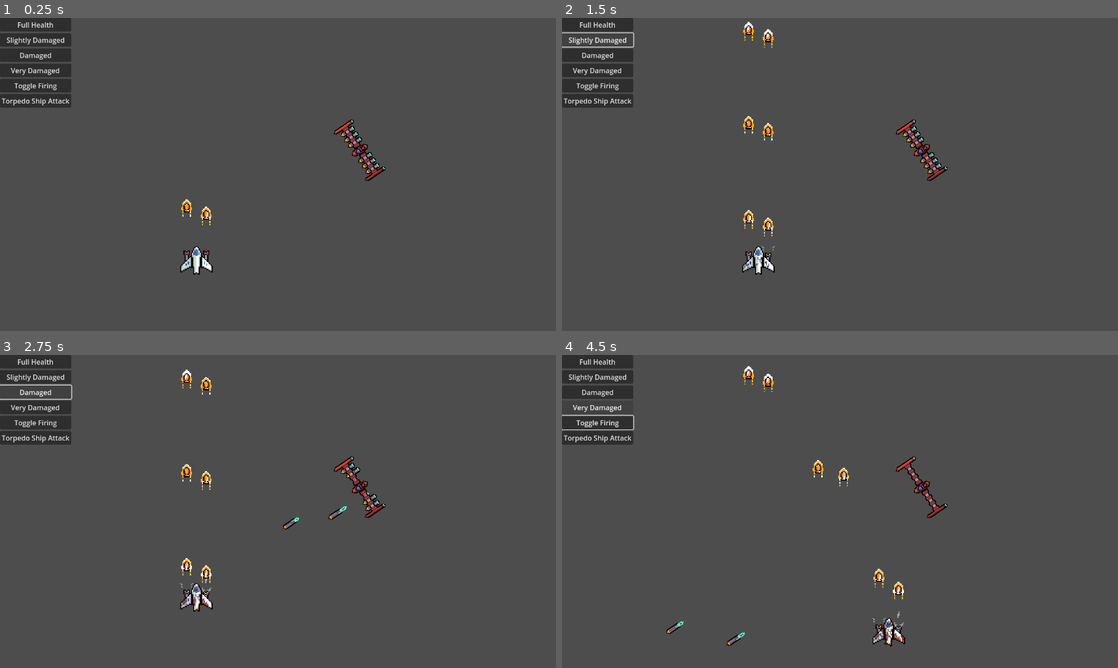
Above: before the commit, frames 1-4 (two rows, left to right).
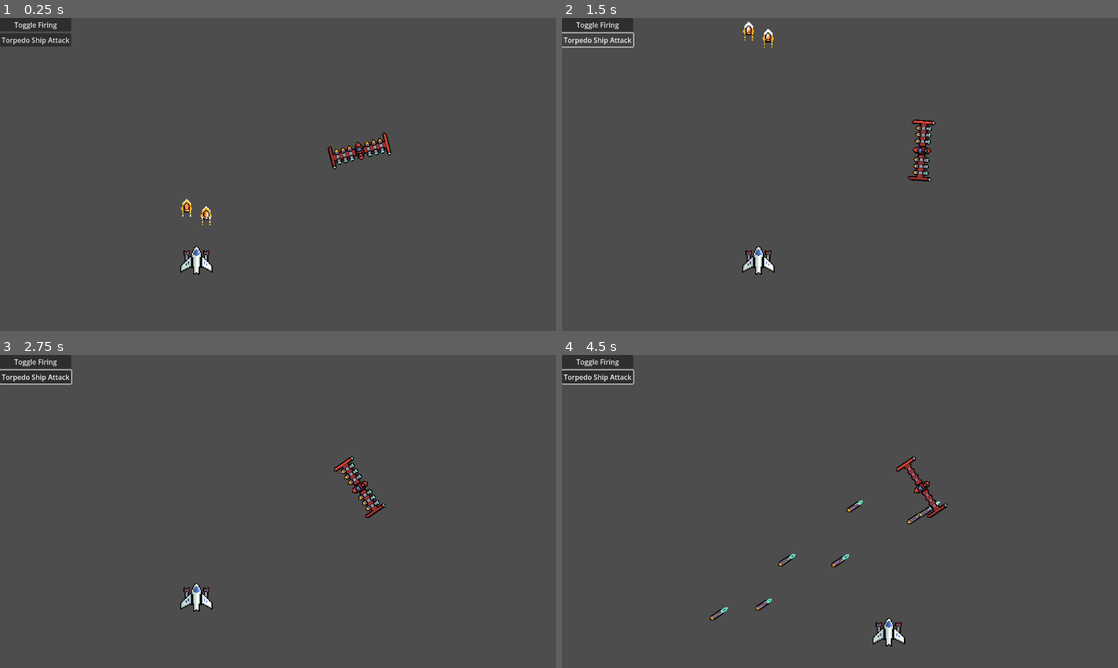
Above: after the commit, the same moments.

Repository: starlightlacuna/space-shooter
Game: Godot game, scene res://scenes/game.tscn
The game is run twice, just before and just after one commit, with the same random seed, the same clock (stepped at 60 frames per second) and the same inputs.
Inputs (mouse positions are in pixels of both pictures, inside the frame that each line leads up to):
- Up to frame 1 (0.25 s): no input
- Up to frame 2 (1.5 s): click (595, 24) at 0.5 s, where only the run before the commit has a clickable "Full Health"; click (595, 39) at 1.25 s, where only the run before the commit has a clickable "Slightly Damaged"
- Up to frame 3 (2.75 s): click (33, 392) at 2 s, where only the run before the commit has a clickable "Damaged"
- Up to frame 4 (4.5 s): click (595, 408) at 2.75 s, where only the run before the commit has a clickable "Very Damaged"; hold Right (move_right) 3.53-4.28 s; hold Down (move_down) from 4.28 s (still down)

The runs differ from the first frame. In frame 1, 3.1% of the frame differs, in the area x 0-71%, y 1-52%; in frame 2, 3.4%, in the area x 0-70%, y 1-81%; in frame 3, 2.7%; in frame 4, 3.1%.
Error after the commit: Attempt to call function 'play' in base 'null instance' on a null instance. (res://scripts/game.gd:33)

Commit message:
Change seek state to use speed-controlled rotation

Diff:
--- a/scenes/game.tscn
+++ b/scenes/game.tscn
@@ -17,22 +17,6 @@
 [node name="VBoxContainer" type="VBoxContainer" parent="UI"]
 offset_right = 40.0
 offset_bottom = 40.0
-
-[node name="FullHealthButton" type="Button" parent="UI/VBoxContainer"]
-layout_mode = 2
-text = "Full Health"
-
-[node name="SlightlyDamagedButton" type="Button" parent="UI/VBoxContainer"]
-layout_mode = 2
-text = "Slightly Damaged"
-
-[node name="DamagedButton" type="Button" parent="UI/VBoxContainer"]
-layout_mode = 2
-text = "Damaged"
-
-[node name="VeryDamagedButton" type="Button" parent="UI/VBoxContainer"]
-layout_mode = 2
-text = "Very Damaged"
 
 [node name="ToggleFiringButton" type="Button" parent="UI/VBoxContainer"]
 layout_mode = 2
@@ -56,9 +40,5 @@
 player = NodePath("../Player")
 projectiles_node = NodePath("../Projectiles")
 
-[connection signal="pressed" from="UI/VBoxContainer/FullHealthButton" to="." method="_on_full_health_button_pressed"]
-[connection signal="pressed" from="UI/VBoxContainer/SlightlyDamagedButton" to="." method="_on_slightly_damaged_button_pressed"]
-[connection signal="pressed" from="UI/VBoxContainer/DamagedButton" to="." method="_on_damaged_button_pressed"]
-[connection signal="pressed" from="UI/VBoxContainer/VeryDamagedButton" to="." method="_on_very_damaged_button_pressed"]
 [connection signal="pressed" from="UI/VBoxContainer/ToggleFiringButton" to="." method="_on_toggle_firing_button_pressed"]
 [connection signal="pressed" from="UI/VBoxContainer/TorpedoShipAttackButton" to="." method="_on_torpedo_ship_attack_button_pressed"]
--- a/scenes/spacecraft/imperial/imperial_torpedo_ship.tscn
+++ b/scenes/spacecraft/imperial/imperial_torpedo_ship.tscn
@@ -677,7 +677,7 @@
 attack_state = NodePath("../Attack")
 
 [node name="Timer" type="Timer" parent="StateMachine/Seek"]
-wait_time = 2.0
+wait_time = 3.0
 one_shot = true
 
 [node name="Attack" type="Node" parent="StateMachine" node_paths=PackedStringArray("reload_state")]
--- a/scripts/game.gd
+++ b/scripts/game.gd
@@ -1,6 +1,8 @@
 extends Node
 
 @onready var player = $Player
+
+
 
 func _on_full_health_button_pressed():
 	$Player.set_frame(Player.HealthFrame.HEALTHY)
--- a/scripts/spacecraft/imperial/torpedo_ship/seek.gd
+++ b/scripts/spacecraft/imperial/torpedo_ship/seek.gd
@@ -1,6 +1,7 @@
 extends State
 
 @export var attack_state: State
+@export var rotation_speed := 1.0
 
 @onready var timer = $Timer
 
@@ -21,8 +22,11 @@
 		return transition
 	if !owner.player:
 		return
-	var direction_to_player = owner.global_position.direction_to(owner.player.global_position)
-	owner.global_rotation = Vector2.UP.angle_to(direction_to_player)
+	var owner_node = owner as CharacterBody2D
+	var direction_to_player = owner_node.global_position.direction_to(owner_node.player.global_position)
+	var world_angle_to_player = Vector2.UP.rotated(owner_node.global_rotation).angle_to(direction_to_player)
+
+	owner_node.rotate(sign(world_angle_to_player) * min(abs(world_angle_to_player), delta * rotation_speed))
 
 func _on_timer_timeout():
 	transition_to_attack = true
